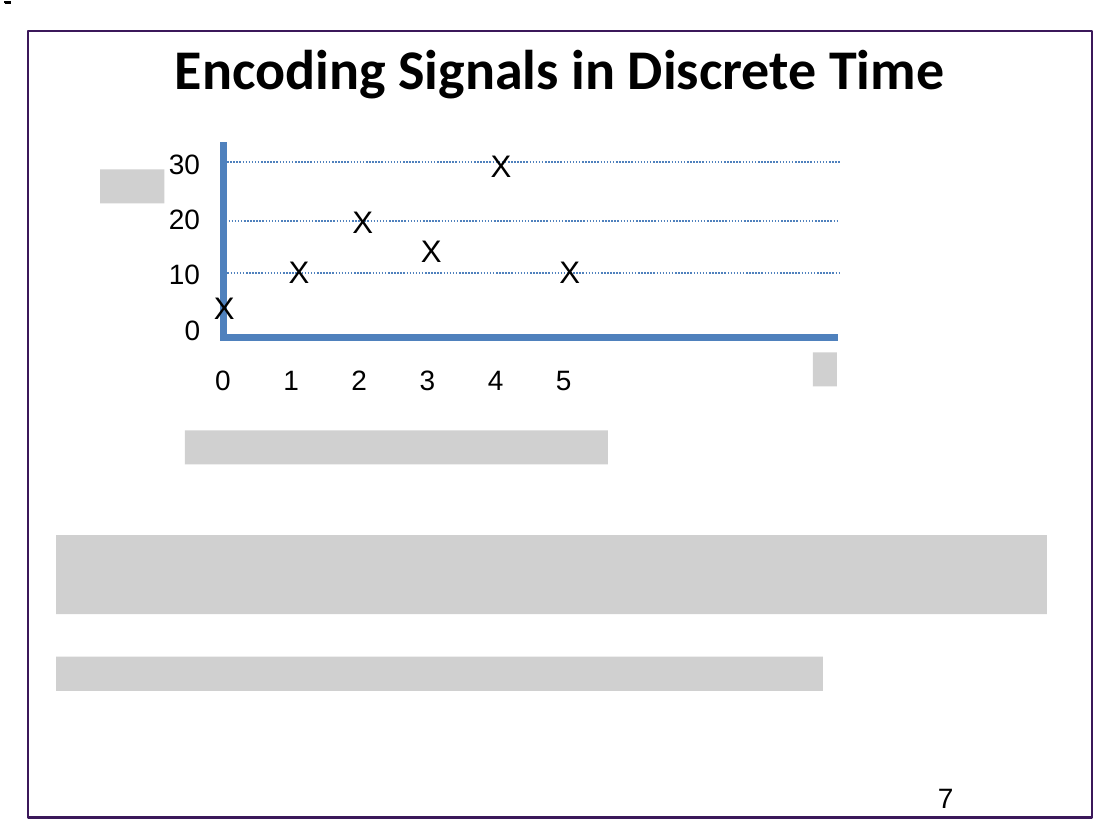
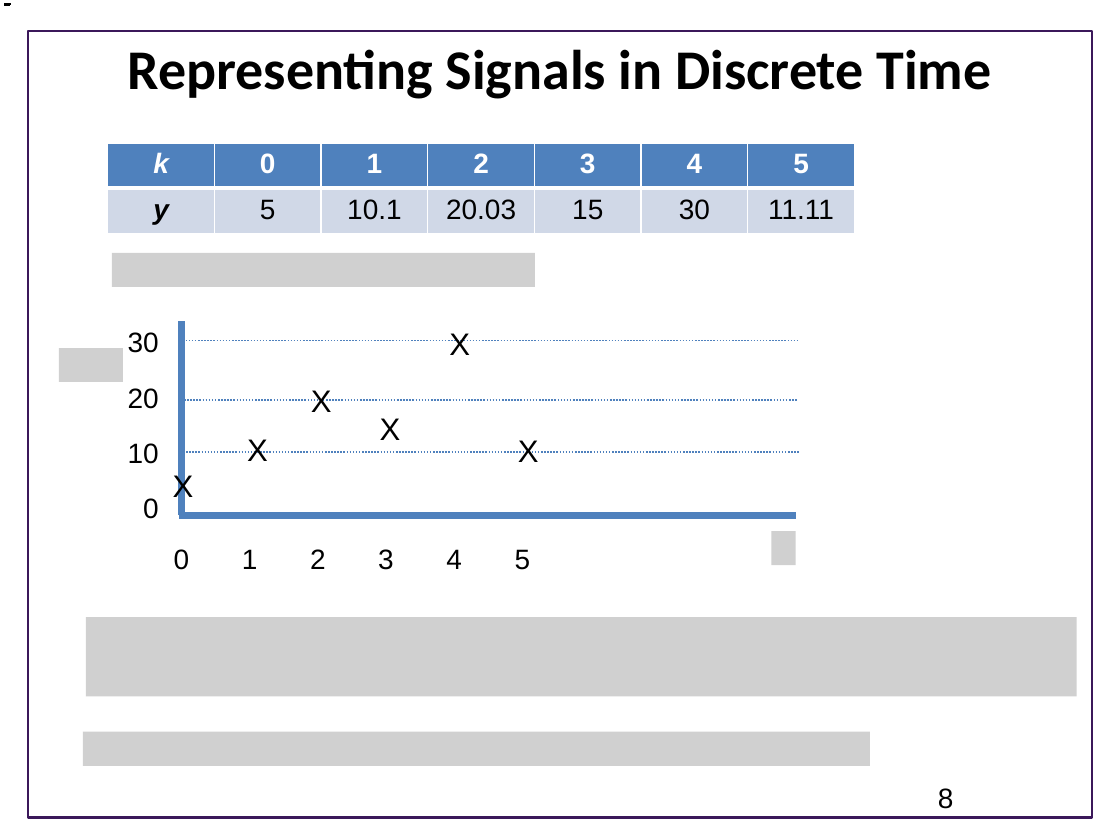
Before and after one commit to joseph-hellerstein/advanced-controls-lectures, a slide deck: slide 8 of lectures/lecture_09-linear_time_invariant_systems/linear_time_invariant_systems.pptx (slide 7 before the commit). Drawn at 1120x840 pixels with LibreOffice and Linux fonts; fonts in the diff are those of the drawing; grey boxes stand for pictures; background and template pictures are left out. Boxes give left, top, right and bottom in pixels: in the first picture for what was removed or moved away, otherwise in the second. Text is boxed around its words. In the diff, an @@ line names an element or a change of style, - is before the commit and + after.

Commit message:
Updates to lectures

```diff
--- a/lectures/lecture_09-linear_time_invariant_systems/linear_time_invariant_systems.pptx
+++ b/lectures/lecture_09-linear_time_invariant_systems/linear_time_invariant_systems.pptx
@@ title at bbox=[128, 49, 992, 99]: text changed @@
-Encoding Signals in Discrete Time
+Representing Signals in Discrete Time
@@ table added at bbox=[108, 143, 852, 234], 2 rows, 7 columns @@
+k | 0 | 1 | 2 | 3 | 4 | 5
+y | 5 | 10.1 | 20.03 | 15 | 30 | 11.11
@@ picture removed at bbox=[100, 169, 164, 203] @@
@@ picture added at bbox=[112, 253, 535, 287] @@
@@ picture added at bbox=[59, 348, 123, 382] @@
@@ picture removed at bbox=[813, 353, 838, 386] @@
@@ 16 texts, 5 lines: place and size @@
-16 texts, 5 lines at bbox=[169, 142, 841, 391]
+16 texts, 5 lines at bbox=[128, 321, 801, 570]
@@ picture removed at bbox=[185, 430, 608, 464] @@
@@ picture removed at bbox=[56, 535, 1047, 615] @@
@@ picture added at bbox=[772, 531, 796, 564] @@
@@ picture added at bbox=[86, 617, 1077, 697] @@
@@ picture removed at bbox=[56, 656, 823, 691] @@
@@ rectangle added at bbox=[56, 728, 903, 801], fill #FFFFFF @@
@@ picture added at bbox=[83, 731, 870, 766] @@
@@ page number at bbox=[938, 788, 954, 809]: text changed @@
-7
+8
```
Also in this commit, not shown: 10 other slides changed, 1 slide added, 1 slide removed, 1 other file.
